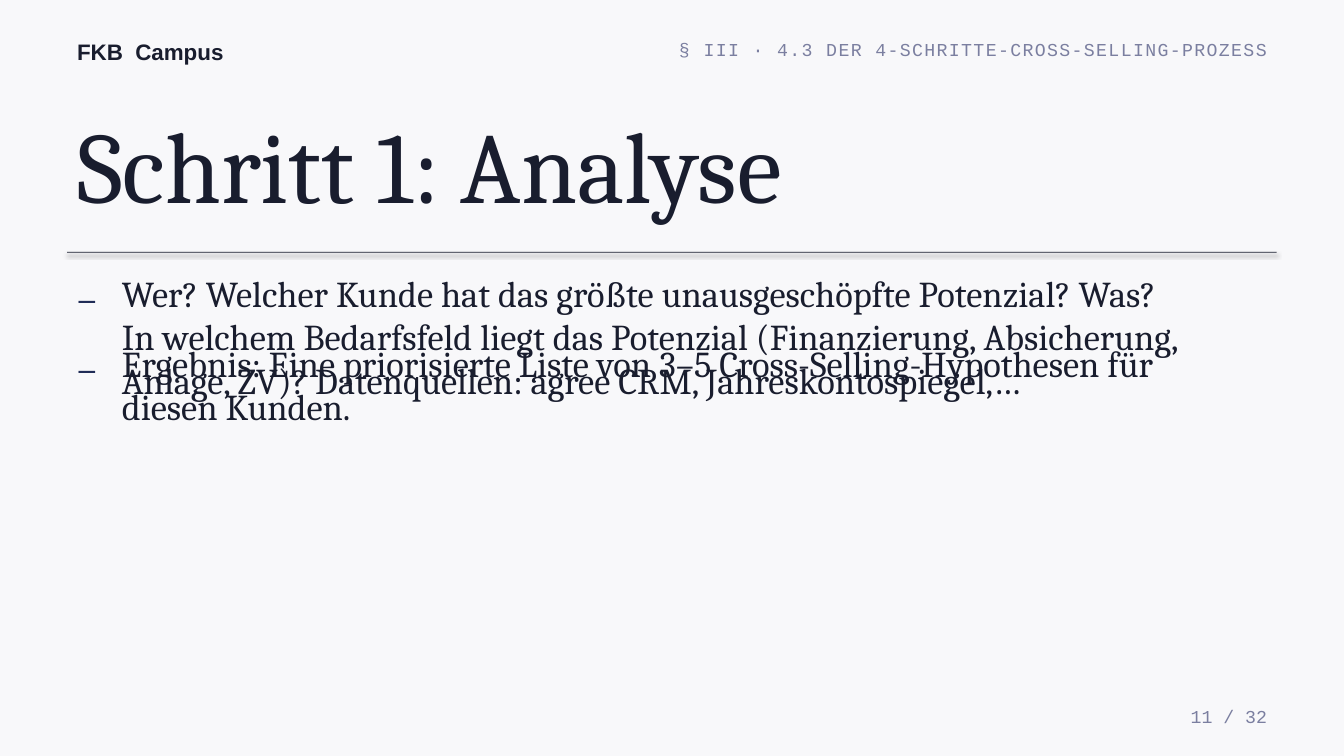
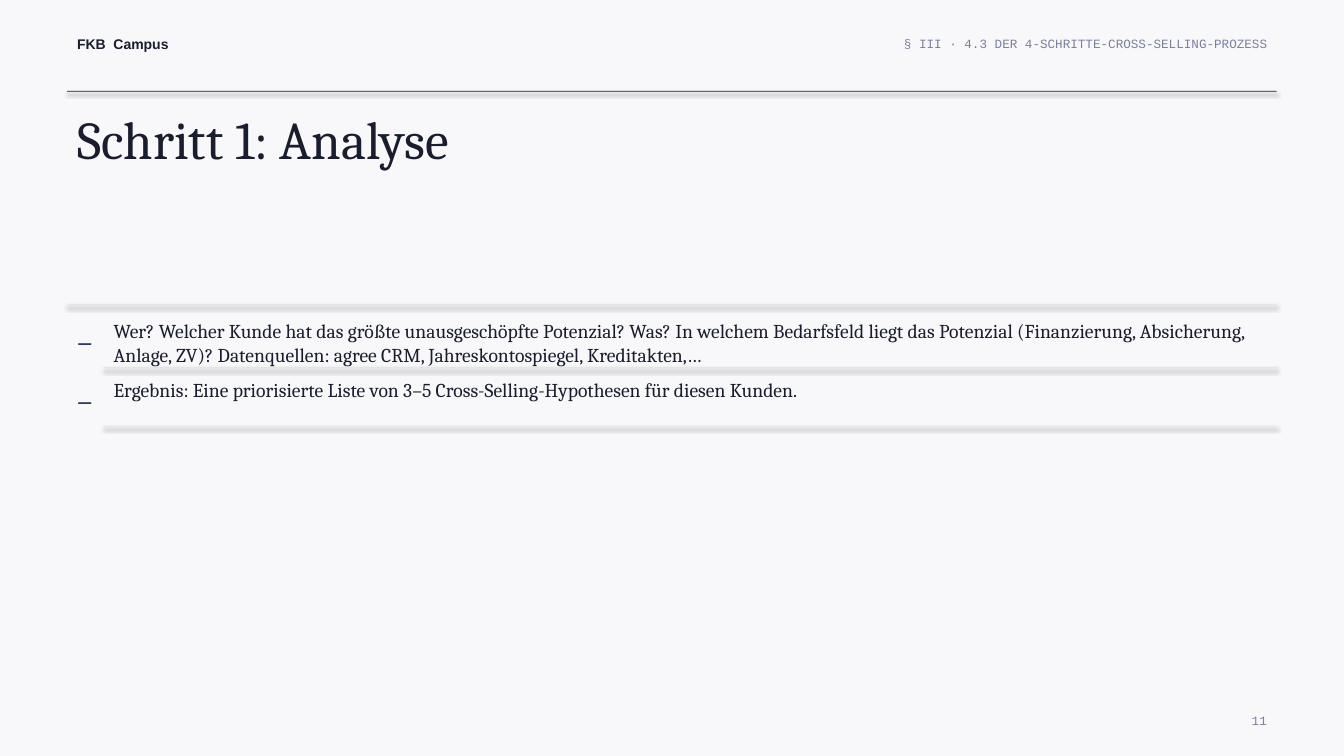
Before and after one commit to ck5rqc47pr-byte/firmenkundenakademie-online, a slide deck: slide 11 of public/downloads/praesentation/M13.pptx. Drawn at 1344x756 pixels with LibreOffice and Linux fonts; fonts in the diff are those of the drawing. Boxes give left, top, right and bottom in pixels: in the first picture for what was removed or moved away, otherwise in the second. Text is boxed around its words. In the diff, an @@ line names an element or a change of style, - is before the commit and + after.

```diff
--- a/public/downloads/praesentation/M13.pptx
+++ b/public/downloads/praesentation/M13.pptx
@@ text "FKB Campus" at [77, 39, 168, 52]: size 16 to 10 pt @@
@@ text "§ III · 4.3 DER ...": place and size @@
-text "§ III · 4.3 DER ..." at [704, 44, 1266, 56]
+text "§ III · 4.3 DER ..." at [919, 39, 1267, 48]
@@ text "§ III · 4.3 DER ..." at [919, 39, 1267, 48]: size 13 to 9 pt, letter spacing 1 to 0 pt @@
@@ text "Schritt 1: Analyse" at [77, 122, 449, 171]: size 72 to 38 pt @@
@@ rectangle added at [68, 91, 1277, 92], fill #191D2E @@
@@ text "–": place and size @@
-text "–" at [68, 339, 101, 378]
+text "–" at [68, 318, 96, 357]
@@ text "–" at [68, 318, 96, 357]: size 28 to 22 pt @@
@@ rectangle: place and size @@
-rectangle at [68, 252, 1277, 253]
+rectangle at [68, 304, 1277, 306]
@@ rectangle at [68, 304, 1277, 306]: fill #191D2E to #E0E0E8 @@
@@ text at [114, 324, 1245, 367]: text changed; size 26 to 14 pt @@
-Wer? Welcher Kunde hat das größte unausgeschöpfte Potenzial? Was? In welchem Bedarfsfeld liegt das Potenzial (Finanzierung, Absicherung, Anlage, ZV)? Datenquellen: agree CRM, Jahreskontospiegel,…
+Wer? Welcher Kunde hat das größte unausgeschöpfte Potenzial? Was? In welchem Bedarfsfeld liegt das Potenzial (Finanzierung, Absicherung, Anlage, ZV)? Datenquellen: agree CRM, Jahreskontospiegel, Kreditakten,…
@@ text "–" at [68, 376, 96, 415]: size 28 to 22 pt @@
@@ text "–": place and size @@
-text "–" at [68, 269, 101, 309]
+text "–" at [68, 376, 96, 415]
@@ text "Ergebnis: Eine priorisierte Liste von ...": place and size @@
-text "Ergebnis: Eine priorisierte Liste von ..." at [122, 343, 1153, 421]
+text "Ergebnis: Eine priorisierte Liste von ..." at [114, 383, 797, 402]
@@ text "Ergebnis: Eine priorisierte Liste von ..." at [114, 383, 797, 402]: size 26 to 14 pt @@
@@ rectangle added at [104, 368, 1277, 369], fill #E0E0E8 @@
@@ rectangle added at [104, 426, 1277, 427], fill #E0E0E8 @@
@@ text at [1252, 717, 1267, 725]: text changed; size 13 to 9 pt @@
-11 / 32
+11
```
Also in this commit, not shown: 27 other slides changed, 2 slides added, 1 slide removed, 21 other files.
